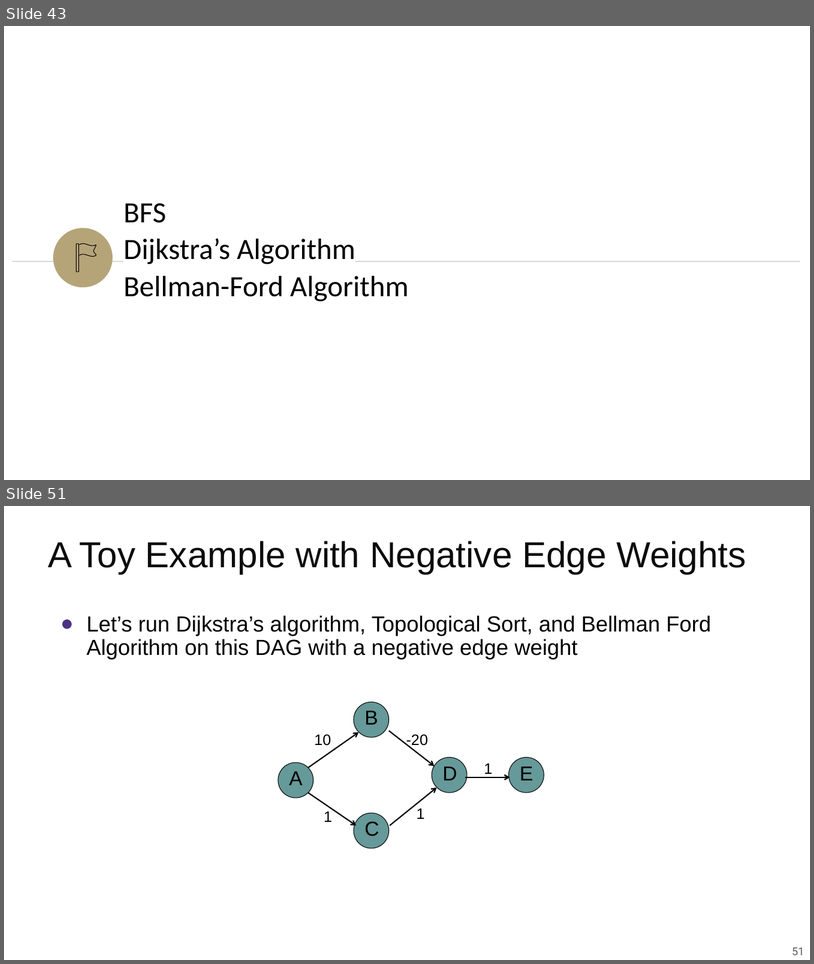
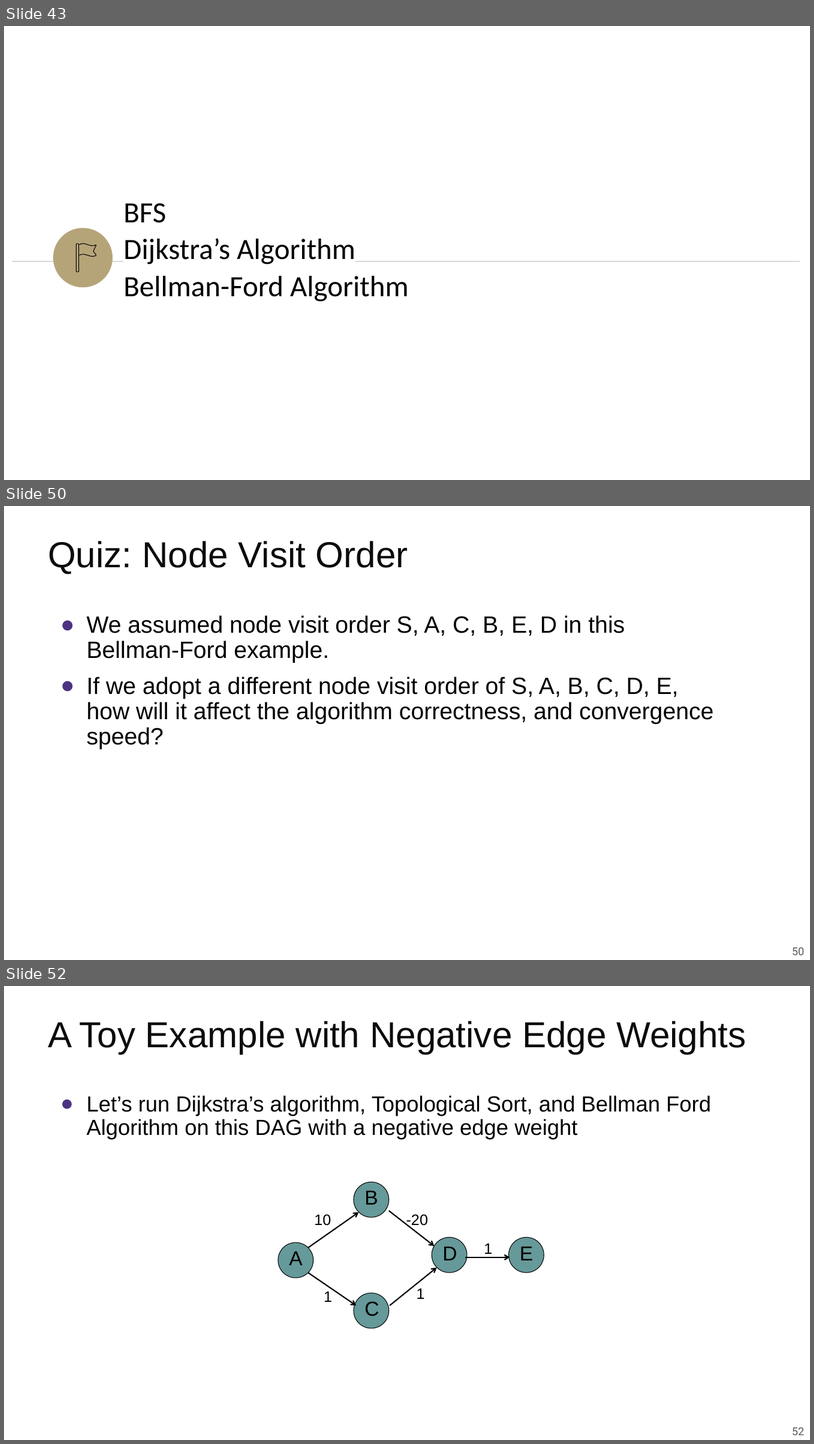
Before and after one commit to guhofstra/CSC175Sp26, a slide deck: PPTs/Lecture 5.1 Shortest Paths Algorithms.pptx. Shown one above the other, each under a label of ours: slides 43 and 51 before the commit, slides 43, 50 and 52 after it; the slides between them are not shown. The pictures are 814x964 and 814x1444 pixels, drawn with LibreOffice and Linux fonts; fonts in the diff are those of the drawing. Boxes give left, top, right and bottom in pixels: in the first picture for what was removed or moved away, otherwise in the second. Text is boxed around its words. In the diff, an @@ line names an element or a change of style, - is before the commit and + after.

```diff
--- a/PPTs/Lecture 5.1 Shortest Paths Algorithms.pptx
+++ b/PPTs/Lecture 5.1 Shortest Paths Algorithms.pptx
@@ slide 50 added at (x1=4, y1=506, x2=810, y2=960), background #FFFFFF; not listed: 1 template element that a slide beside it also shows @@
@@ title added at (x1=48, y1=541, x2=408, y2=574), 43 pt, text #0C0C0C @@
+Quiz: Node Visit Order
@@ text added at (x1=87, y1=615, x2=714, y2=749), 28 pt, text #000000 @@
+● We assumed node visit order S, A, C, B, E, D in this Bellman-Ford example.
+● If we adopt a different node visit order of S, A, B, C, D, E, how will it affect the algorithm correctness, and convergence speed?
@@ what was slide 51 is now slide 52 @@
@@ page number at (x1=792, y1=1427, x2=804, y2=1435): text changed @@
-51
+52
```
Also in this commit, not shown: 8 slides changed, 4 other files.
